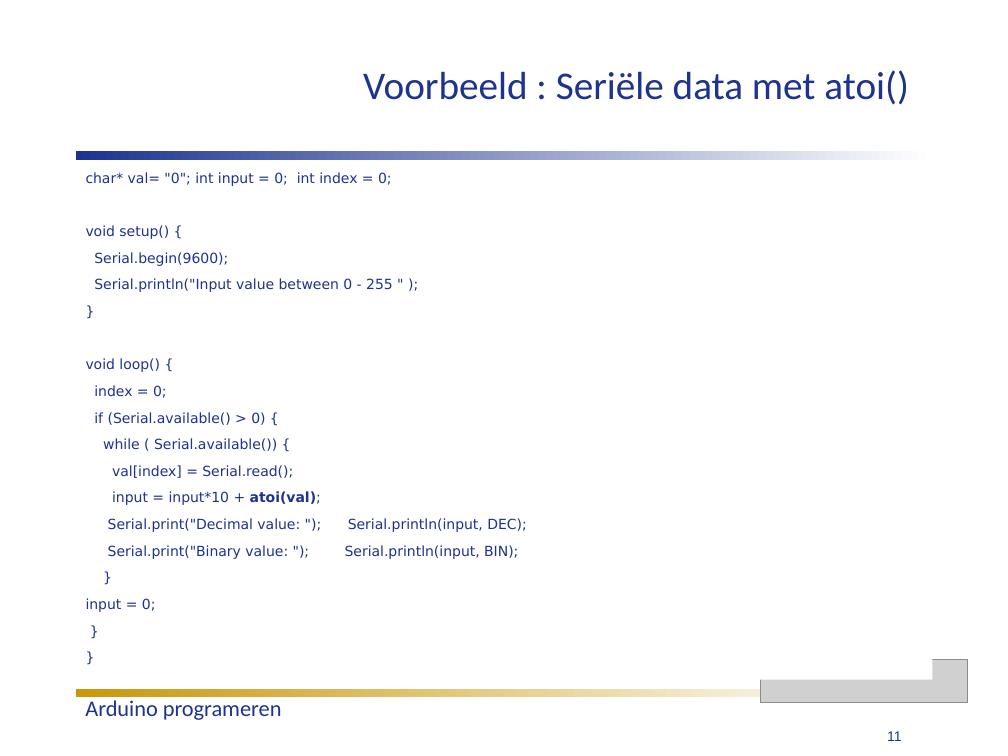
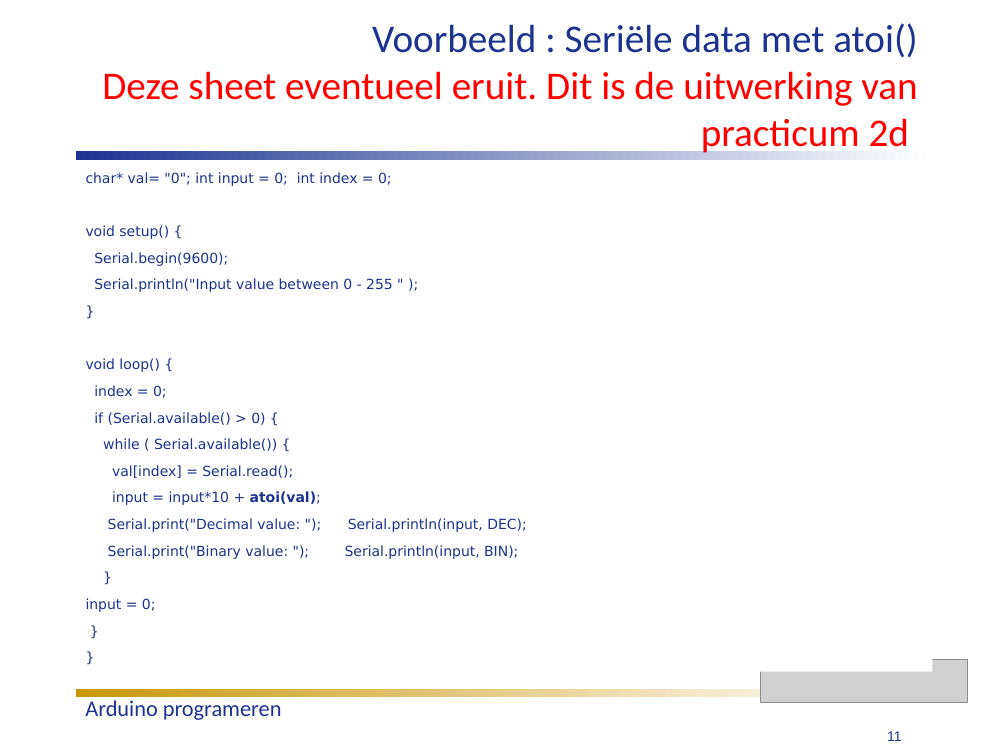
Before and after one commit to humiq/Greendevelopment, a slide deck: slide 11 of trunk/documents/Colleges/ISIROB College 4.ppt. Drawn at 1008x756 pixels with LibreOffice and Linux fonts; fonts in the diff are those of the drawing; grey boxes stand for pictures. Boxes give left, top, right and bottom in pixels: in the first picture for what was removed or moved away, otherwise in the second. Text is boxed around its words. In the diff, an @@ line names an element or a change of style, - is before the commit and + after.

```diff
--- a/trunk/documents/Colleges/ISIROB College 4.ppt
+++ b/trunk/documents/Colleges/ISIROB College 4.ppt
@@ title at bbox=[102, 23, 917, 156]: text changed; text colour #1D338F to #FF0000 @@
-Voorbeeld : Seriële data met atoi()
+Voorbeeld : Seriële data met atoi()
+Deze sheet eventueel eruit. Dit is de uitwerking van practicum 2d
```
Also in this commit, not shown: 2 other files.
